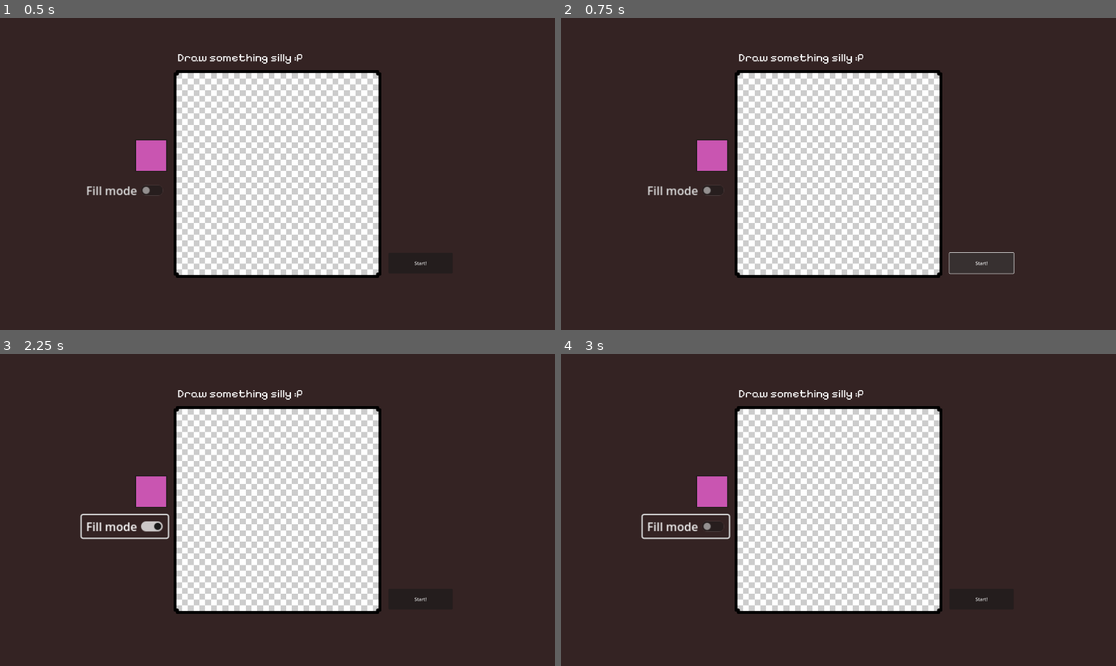
Above: before the commit, frames 1-4 (two rows, left to right).
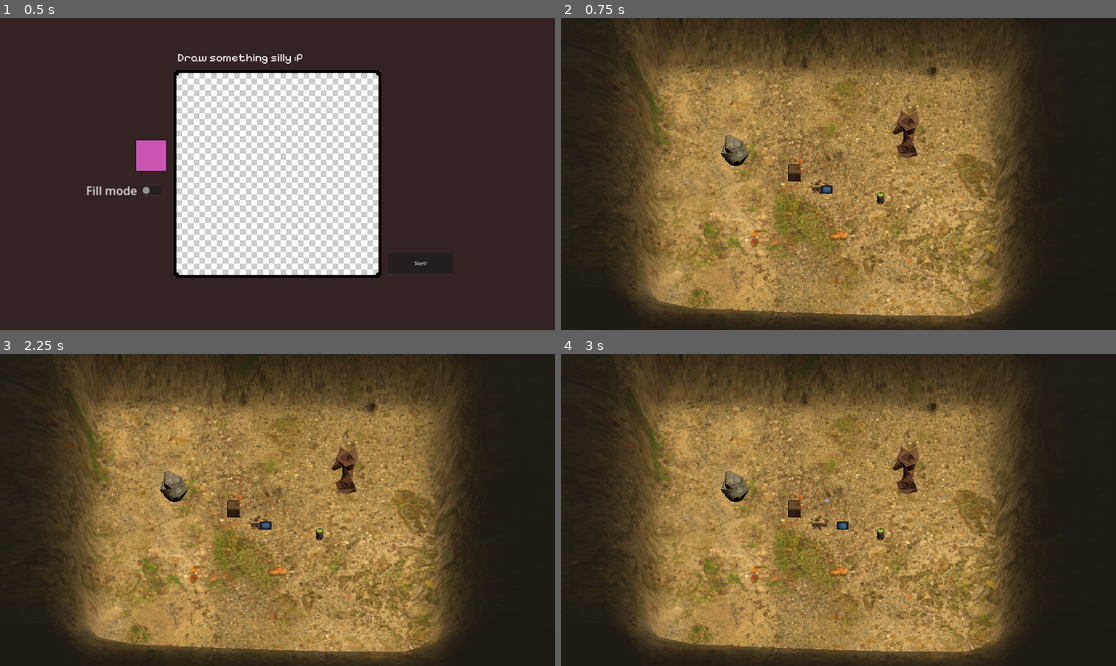
Above: after the commit, the same moments.

Repository: sticks-stuff/ggj
Game: Godot game, scene res://scenes/player_draw_pane.tscn
Same seed, same stepped clock (60 frames per second), same inputs: the game is played once before the commit and once after it. This scene is started directly instead of the project's main scene.
Inputs (mouse positions are in pixels of both pictures, inside the frame that each line leads up to):
- Up to frame 1 (0.5 s): no input
- Up to frame 2 (0.75 s): click "Start!" at 0.5 s
- Up to frame 3 (2.25 s): click (421, 600) at 1.25 s, where only the run before the commit has a clickable "Start!"; click (122, 525) at 2 s, where only the run before the commit has a clickable "Fill mode"
- Up to frame 4 (3 s): tap Enter at 2.75 s; hold D (right) from 2.78 s (still down); hold Space (fire) from 2.78 s (still down)

Frame 1 is identical in both runs. In frame 2, 58% of the frame differs, in the area x 9-83%, y 0-99%; in frame 3, 58%; in frame 4, 58%.

Commit message:
added switch sense

Diff:
--- a/scripts/player_draw_pane.gd
+++ b/scripts/player_draw_pane.gd
@@ -19,9 +19,7 @@
 func _input(event):
 	if is_instance_of(event, InputEventMouse):
 		if event.button_mask == 1:
-
 			# get draw mode from button
-			#drawMode = fillToggleButton.pressed ? DrawMode.FILL : DrawMode.DRAW
 			drawMode = DrawMode.FILL if fillToggleButton.button_pressed else DrawMode.DRAW
 
 			match drawMode:
@@ -37,4 +35,4 @@
 	queue_redraw()
 
 func _nextButtonPressed():
-	print("button pressed")
+	get_tree().change_scene_to_file("res://scenes/game_scene.tscn")
Not shown: 1 places in scenes/game_scene.tscn that only renumber resources
Not shown: 1 places in scenes/player.tscn that only renumber resources
